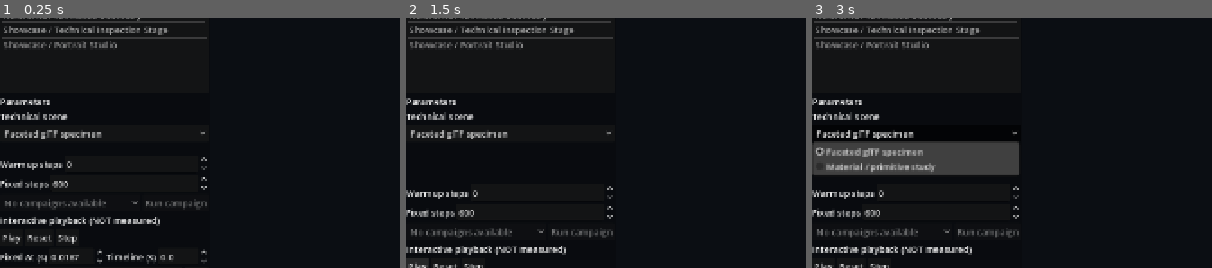
Above: before the commit, frames 1-3 (left to right).
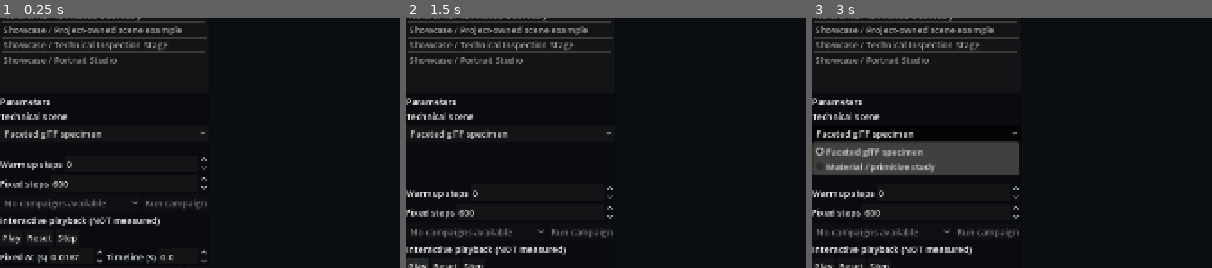
Above: after the commit, the same moments.

Repository: thomthehound/Godauldron
Game: Godot game, scene res://scenes/main.tscn
Two runs of this game, one before a commit and one after it. Both use one fixed random seed, a clock stepped at 60 frames per second and the inputs below.
Inputs:
- Up to frame 1 (0.25 s): no input
- Up to frame 2 (1.5 s): click "Play" at 0.5 s; click "Play" at 1.25 s
- Up to frame 3 (3 s): click "Play" at 2 s; click "Faceted glTF specimen" at 2.75 s
The pictures show only the part of the screen within x 0-50%, y 12-62%; the shares and areas given below are measured in that part.

The runs differ from the first frame. In frame 1, 1.8% of the frame differs, in the area x 0-52%, y 3-19%; in frame 2, 1.8%; in frame 3, 1.8%.

Commit message:
Demonstrate experiment-owned editable scene inheriting reusable portrait stage

Diff:
--- /dev/null
+++ b/experiments/showcase-example/scenes/portrait_with_project_subject.tscn
@@ -0,0 +1,21 @@
+[gd_scene load_steps=4 format=3]
+
+[ext_resource type="PackedScene" path="res://scenes/showcase/portrait_stage.tscn" id="1"]
+
+[sub_resource type="SphereMesh" id="sample_mesh"]
+radius = 0.22
+height = 0.44
+radial_segments = 24
+rings = 12
+
+[sub_resource type="StandardMaterial3D" id="sample_material"]
+albedo_color = Color(0.17, 0.75, 0.87, 1)
+metallic = 0.35
+roughness = 0.23
+
+[node name="ExampleProjectOwnedStage" instance=ExtResource("1")]
+
+[node name="ExampleSubjectMarker" type="MeshInstance3D" parent="SubjectMotion/SubjectAnchor" index="0"]
+position = Vector3(0, 0.92, 0)
+mesh = SubResource("sample_mesh")
+surface_material_override/0 = SubResource("sample_material")
--- a/tests/loxfx_onboarding_smoke.gd
+++ b/tests/loxfx_onboarding_smoke.gd
@@ -132,6 +132,22 @@
 			_fail("Presentation-stage metrics claim simulation performance")
 			return
 
+	# An entirely experiment-owned scene inherits the lighting/camera stage
+	# while adding a native/provider payload node under SubjectAnchor.
+	var composed: PackedScene = load("res://experiments/showcase-example/scenes/portrait_with_project_subject.tscn") as PackedScene
+	if composed == null or not _select(host, "org.godauldron.project-owned-scene"):
+		_fail("Example project-owned scene was not loadable by generic discovery")
+		return
+	var authored: Node3D = host.get("_active_scene")
+	var example_node: Node = authored.get_node_or_null("SubjectMotion/SubjectAnchor/ExampleSubjectMarker")
+	if example_node == null or not example_node is MeshInstance3D:
+		_fail("Inherited project stage lost independently authored scene content")
+		return
+	authored.call("godauldron_seek", 0.9)
+	if example_node.get_parent() != authored.get_node("SubjectMotion/SubjectAnchor"):
+		_fail("Stage motion displaced externally authored content")
+		return
+
 	# Confirm the actual host playback UI remains independent of timed runs.
 	if not _select(host, "org.godauldron.showcase-portrait"):
 		_fail("Could not return to portrait stage")
Not shown, added: experiments/showcase-example/manifest.json
